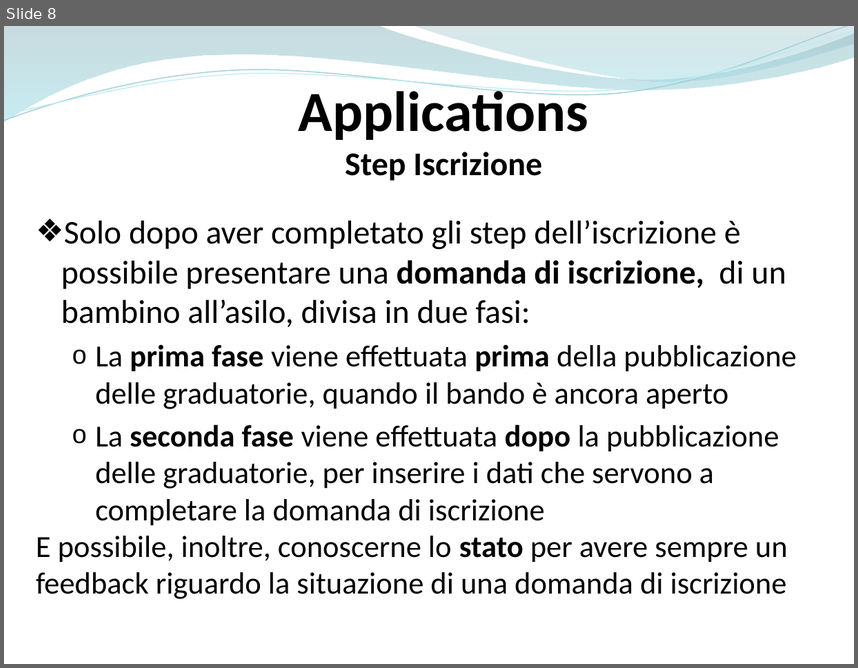
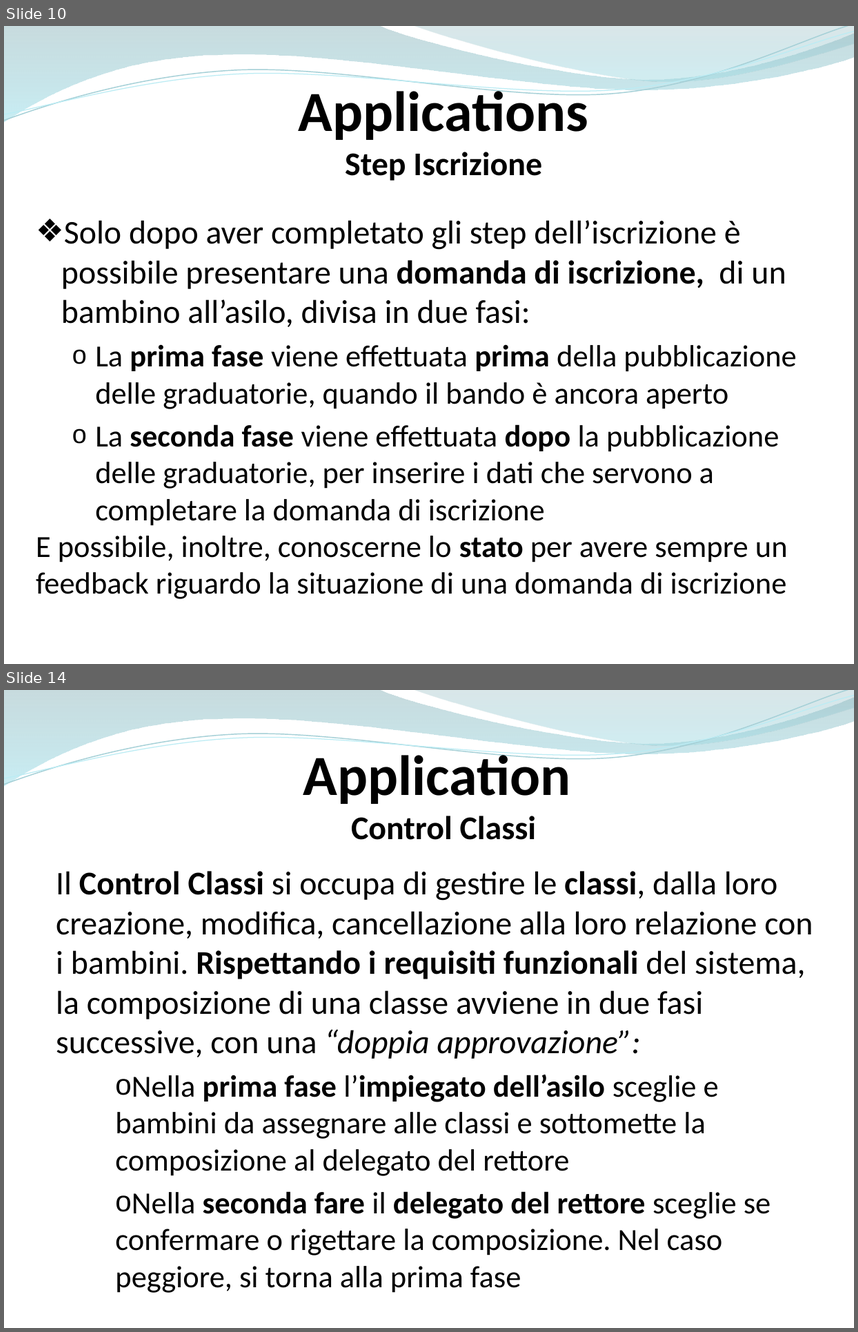
Before and after one commit to ammirate/at-silo, a slide deck: Presentazione/Atsilo1/D'Eugenio/Atsilo_A_DEugenioElisa.pptx. Shown one above the other, each under a label of ours: slide 8 before the commit, slides 10 and 14 after it; the slides between them are not shown. The pictures are 858x668 and 858x1332 pixels, drawn with LibreOffice and Linux fonts; fonts in the diff are those of the drawing. Boxes give left, top, right and bottom in pixels: in the first picture for what was removed or moved away, otherwise in the second. Text is boxed around its words. In the diff, an @@ line names an element or a change of style, - is before the commit and + after.

Commit message:
[WR A] presentazione application

```diff
--- a/Presentazione/Atsilo1/D'Eugenio/Atsilo_A_DEugenioElisa.pptx
+++ b/Presentazione/Atsilo1/D'Eugenio/Atsilo_A_DEugenioElisa.pptx
@@ slide 14 added at [4, 690, 854, 1328], background #FFFFFF; not listed: 4 template elements that a slide beside it also shows @@
@@ text added at [303, 748, 571, 840], 28 pt, text #000000, bold @@
+Application
+Control Classi
@@ text added at [56, 871, 813, 1292], 28 pt, text #000000 @@
+Il Control Classi si occupa di gestire le classi, dalla loro creazione, modifica, cancellazione alla loro relazione con i bambini. Rispettando i requisiti funzionali del sistema, la composizione di una classe avviene in due fasi successive, con una “doppia approvazione”:
+o Nella prima fase l’impiegato dell’asilo sceglie e bambini da assegnare alle classi e sottomette la composizione al delegato del rettore
+o Nella seconda fare il delegato del rettore sceglie se confermare o rigettare la composizione. Nel caso peggiore, si torna alla prima fase
@@ what was slide 8 is now slide 10 @@
```
Also in this commit, not shown: 4 slides changed, 10 other slides added, 2 slides removed.
